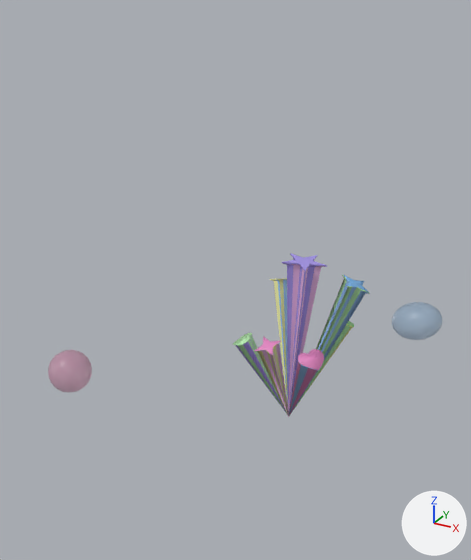
The glTF model semesterproject.glb, before and after one commit.
Before and after are seen from a 50 mm camera at (2.48, -5.78, 4.46) aimed at (-0.6, -0.19, 1.67). The lights are fixed; the arrows at lower right show +X, +Y and +Z. Where no turn or scale is listed for an object, it has been applied to the vertices.
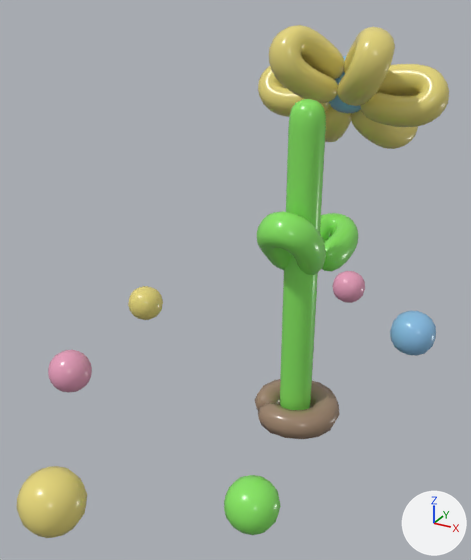
Changed parts and their boxes [x1, y1, x2, y2] in the pictures (471 x 560 px):
'Cube.008', added (yellow)
    after: [258, 25, 449, 149]
'Cube', added (green)
    after: [280, 99, 326, 410]
'Cube.009', added (green)
    after: [257, 211, 358, 275]
'Cube.004', added (yellow)
    after: [17, 466, 87, 538]
'Cube.010', added (brown)
    after: [255, 379, 340, 439]
'Plane.002', deleted
    before: [282, 253, 327, 417]
'Cube.003', added (green)
    after: [224, 475, 281, 535]
'Cube.001', added (blue)
    after: [390, 311, 436, 356]
'Plane', deleted
    before: [290, 274, 370, 415]
'Icosphere', deleted (blue)
    before: [392, 302, 442, 340]
'Icosphere.001', recoloured
    both: [48, 350, 92, 393]
'Plane.001', deleted
    before: [255, 336, 289, 416]
'heart', deleted
    before: [289, 349, 324, 415]
'Cube.002', added (yellow)
    after: [128, 286, 163, 320]
'Plane.003', deleted
    before: [269, 279, 288, 405]
'heart.003', deleted
    before: [233, 333, 287, 413]
'Cube.005', added (pink)
    after: [332, 271, 365, 303]
'heart.002', deleted
    before: [289, 321, 354, 416]
'mitte', added
    after: [329, 55, 361, 114]

Diff of the bpy script that builds the scene:
```diff
--- a/semesterproject.glb.py
+++ b/semesterproject.glb.py
@@ mat_pink @@
 mat_pink = principled_material('pink')
-mat_pink.base_color = (0.76, 0.235, 0.528)  # pink #e285c0
+mat_pink.base_color = (0.8, 0.341, 0.494)  # pink #e79ebb
@@ mat_grün @@
 mat_grün = principled_material('grün')
-mat_grün.base_color = (0.284, 0.699, 0.24)  # green #91da86
+mat_grün.base_color = (0.247, 0.801, 0.125)  # green #88e763
@@ me_icosphere_001 @@
 me_icosphere_001.from_pydata(...)  # 162 vertices, 320 faces; spans x -0.246..0.246, y -0.246..0.246, z -0.246..0.246
-me_icosphere_001.materials.append(mat_durchs_rosa)  # pink #e7abc8
+me_icosphere_001.materials.append(mat_pink)  # pink #e79ebb
@@ ob_heart @@
-ob_heart = bpy.data.objects.new('heart', me_plane_003)
@@ ob_heart_002 @@
-ob_heart_002 = bpy.data.objects.new('heart.002', me_plane_005)
@@ ob_heart_003 @@
-ob_heart_003 = bpy.data.objects.new('heart.003', me_plane_006)
@@ ob_plane @@
-ob_plane = bpy.data.objects.new('Plane', me_plane_007)
@@ ob_plane_001 @@
-ob_plane_001 = bpy.data.objects.new('Plane.001', me_plane_008)
@@ ob_plane_002 @@
-ob_plane_002 = bpy.data.objects.new('Plane.002', me_plane_009)
@@ ob_plane_003 @@
-ob_plane_003 = bpy.data.objects.new('Plane.003', me_plane_010)
@@ ob_icosphere @@
-ob_icosphere = bpy.data.objects.new('Icosphere', me_icosphere)
@@ ob_cube_005 @@
+ob_cube_005 = bpy.data.objects.new('Cube.005', me_cube_005)  # 98 vertices, 192 faces; spans x -0.244..0.244, y -0.244..0.244, z -0.003..0.479; in mat_pink (pink #e79ebb)
+ob_cube_005.location = (-0.37, 2.97, 0.15)
@@ ob_cube_004 @@
+ob_cube_004 = bpy.data.objects.new('Cube.004', me_cube_004)  # 98 vertices, 192 faces; spans x -0.244..0.244, y -0.244..0.244, z -0.003..0.486; in mat_gelb (yellow #d7d576)
+ob_cube_004.location = (-0.49, -3.16, 0.82)
@@ ob_cube_003 @@
+ob_cube_003 = bpy.data.objects.new('Cube.003', me_cube_003)  # 98 vertices, 192 faces; spans x -0.244..0.244, y -0.244..0.244, z -0.003..0.479; in mat_grün (green #88e763)
+ob_cube_003.location = (0.47, -1.83, 0.15)
@@ ob_cube_002 @@
+ob_cube_002 = bpy.data.objects.new('Cube.002', me_cube_001)  # 98 vertices, 192 faces; spans x -0.244..0.244, y -0.244..0.244, z -0.003..0.479; in mat_gelb (yellow #d7d576)
+ob_cube_002.location = (-2.73, 1.02, 0.15)
@@ ob_cube_001 @@
+ob_cube_001 = bpy.data.objects.new('Cube.001', me_cube)  # 98 vertices, 192 faces; spans x -0.244..0.244, y -0.244..0.244, z -0.003..0.486; in mat_balu (blue #89bfe7)
+ob_cube_001.location = (1.14, 0.69, 0.82)
@@ ob_cube_010 @@
+ob_cube_010 = bpy.data.objects.new('Cube.010', me_cube_019)  # 138 vertices, 272 faces; spans x -0.452..0.527, y -0.455..0.5, z -0.148..0.148; in mat_braun (brown #9d846d)
+ob_cube_010.location = (0.04, -0.01, 0.16)
@@ ob_cube_009 @@
+ob_cube_009 = bpy.data.objects.new('Cube.009', me_cube_018)  # 836 vertices, 1664 faces; spans x -0.6..0.05, y -1.27..0.55, z -0.2..0.7; in mat_grün (green #88e763)
+ob_cube_009.location = (0.31, 0.71, 1.86)
@@ ob_cube @@
+ob_cube = bpy.data.objects.new('Cube', me_cube_016)  # 738 vertices, 1472 faces; spans x -0.11..0.24, y -0.16..0.18, z 0.02..3.56; in mat_grün (green #88e763)
+ob_cube.location = (0.0, 0.0, 0.0)
@@ ob_cube_008 @@
+ob_cube_008 = bpy.data.objects.new('Cube.008', me_cube_014)  # 2508 vertices, 4992 faces; spans x -1.29..0.8, y -1.01..0.63, z -0.2..1.14; in mat_gelb (yellow #d7d576)
+ob_cube_008.location = (0.31, 1.29, 3.03)
@@ ob_mitte @@
+ob_mitte = bpy.data.objects.new('mitte', me_cube_002)  # 162 vertices, 320 faces; spans x -0.218..0.218, y -0.279..0.279, z -0.301..0.301; in mat_balu (blue #89bfe7)
+ob_mitte.location = (0.07, 1.14, 3.57)
```
